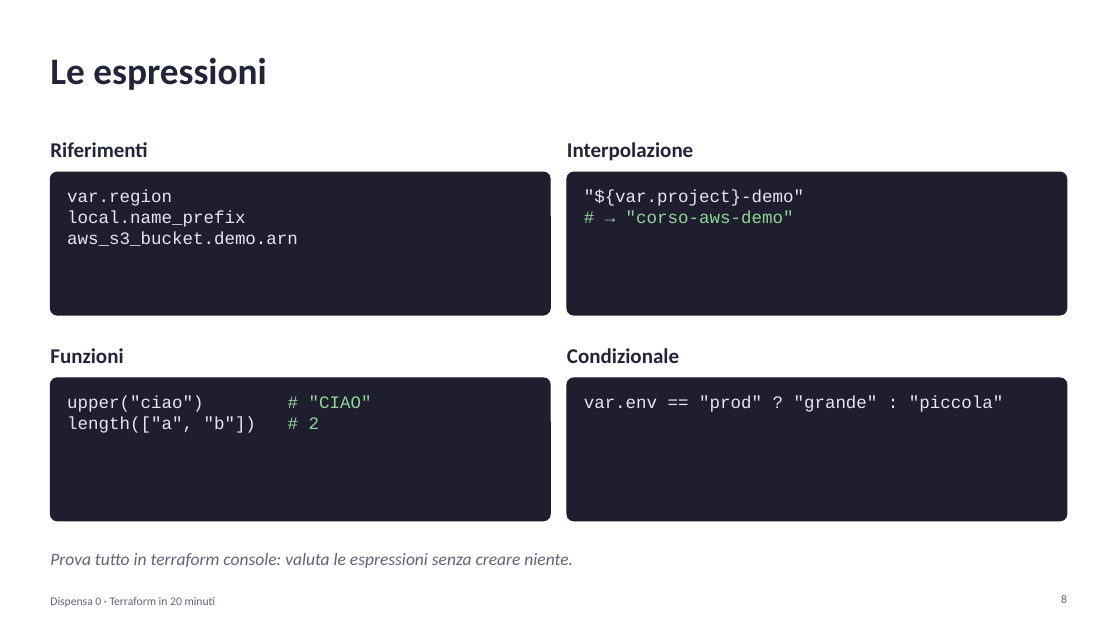
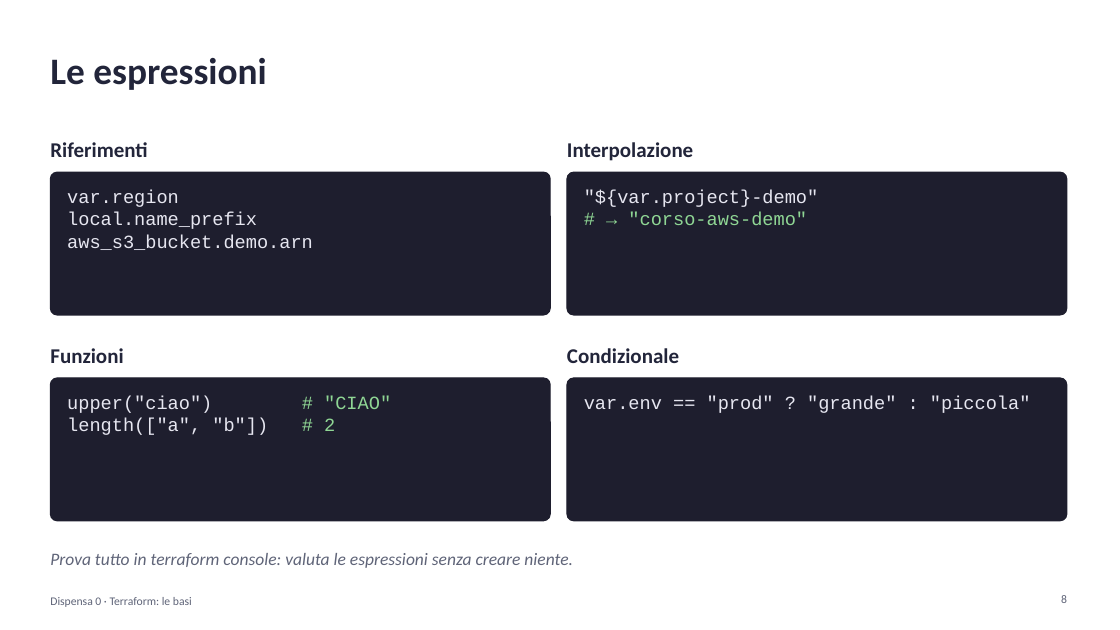
Before and after one commit to cereZ23/aws, a slide deck: slide 8 of slide/slide-0-terraform.pptx. Drawn at 1120x630 pixels with LibreOffice and Linux fonts; fonts in the diff are those of the drawing. Boxes give left, top, right and bottom in pixels: in the first picture for what was removed or moved away, otherwise in the second. Text is boxed around its words. In the diff, an @@ line names an element or a change of style, - is before the commit and + after.

Commit message:
Slide più leggibili: codice più grande, espressioni for, schema della rete; dispensa 0 rinominata

```diff
--- a/slide/slide-0-terraform.pptx
+++ b/slide/slide-0-terraform.pptx
@@ size 15 to 16 pt in 4 elements at (67, 190, 313, 250), (584, 190, 819, 225), (67, 396, 335, 435), (584, 396, 1031, 413) @@
@@ text at (50, 597, 192, 607): text changed @@
-Dispensa 0 · Terraform in 20 minuti
+Dispensa 0 · Terraform: le basi
```
Also in this commit, not shown: 16 other slides changed, 3 other files.
